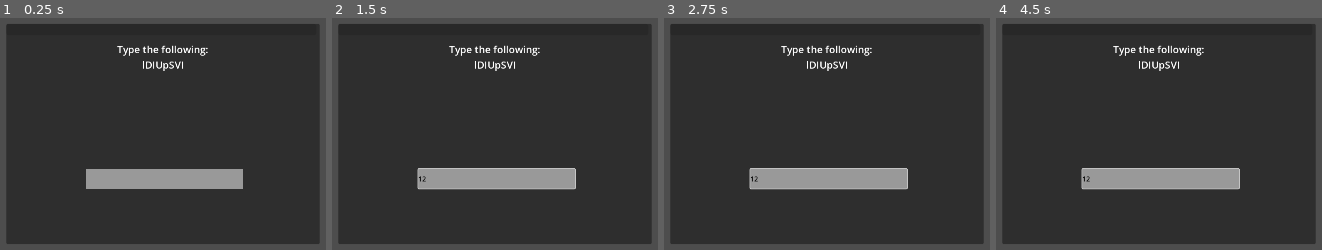
Above: before the commit, frames 1-4 (left to right).
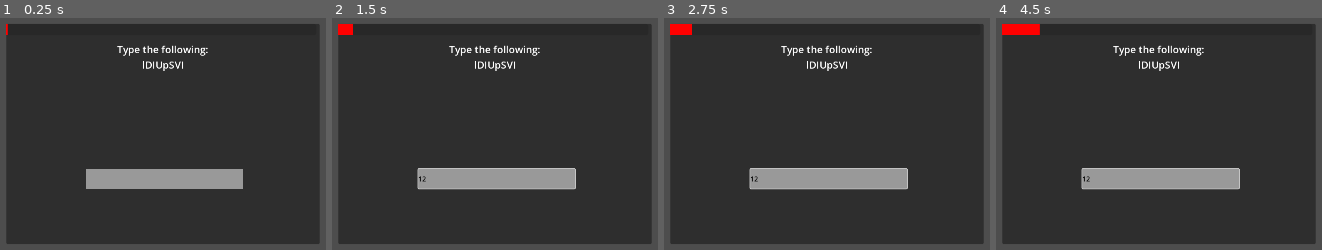
Above: after the commit, the same moments.

Repository: Charles-Dea/zoom-whack-a-mole
Game: Godot game, scene res://puzzle.tscn
Two runs of this game, one before a commit and one after it. Both use one fixed random seed, a clock stepped at 60 frames per second and the inputs below. This scene is started directly instead of the project's main scene.
Inputs (mouse positions are in pixels of both pictures, inside the frame that each line leads up to):
- Up to frame 1 (0.25 s): no input
- Up to frame 2 (1.5 s): click (498, 178) at 0.52 s; type "12" at 0.6 s; tap Enter at 1.25 s; move the mouse to (outside the picture) at 1.27 s
- Up to frame 3 (2.75 s): tap Space at 2 s; move the mouse to (667, 157) at 2.02 s
- Up to frame 4 (4.5 s): tap Enter at 2.75, 4.25 s; move the mouse to (1240, 34) at 2.77 s; tap Space at 3.5 s; move the mouse to (1119, 224) at 3.52 s; move the mouse to (outside the picture) at 4.27 s

The runs differ from the first frame. In frame 1, less than 0.1% of the frame differs, in the area x 1-3%, y 2-8%; in frame 2, 0.2%; in frame 3, 0.3%; in frame 4, 0.6%, in the area x 1-14%, y 2-8%.
Error before the commit: Parse Error: Expected indented block after function declaration. (res://line_edit.gd:2)

Commit message:
added pussle

Diff:
--- /dev/null
+++ b/GameOver.tscn
@@ -0,0 +1,46 @@
+[gd_scene load_steps=3 format=3 uid="uid://dbq5wjhc2eefg"]
+
+[ext_resource type="Texture2D" uid="uid://dtir648uas1yt" path="res://black.png" id="1_a1htc"]
+[ext_resource type="Script" uid="uid://8hffwqfw1b6" path="res://exit.gd" id="2_eksk4"]
+
+[node name="Control" type="Control"]
+layout_mode = 3
+anchors_preset = 15
+anchor_right = 1.0
+anchor_bottom = 1.0
+grow_horizontal = 2
+grow_vertical = 2
+
+[node name="Black" type="Sprite2D" parent="."]
+position = Vector2(1052, 728)
+scale = Vector2(5.41406, 3)
+texture = ExtResource("1_a1htc")
+
+[node name="Label" type="Label" parent="."]
+layout_mode = 1
+anchors_preset = 5
+anchor_left = 0.5
+anchor_right = 0.5
+offset_left = -376.0
+offset_right = 376.0
+offset_bottom = 448.0
+grow_horizontal = 2
+theme_override_font_sizes/font_size = 128
+text = "THE HACKERS HAVE WON!"
+horizontal_alignment = 1
+
+[node name="Button" type="Button" parent="."]
+layout_mode = 1
+anchors_preset = 7
+anchor_left = 0.5
+anchor_top = 1.0
+anchor_right = 0.5
+anchor_bottom = 1.0
+offset_left = -800.0
+offset_top = -256.0
+offset_right = 800.0
+grow_horizontal = 2
+grow_vertical = 0
+theme_override_font_sizes/font_size = 128
+text = "Exit to main menu."
+script = ExtResource("2_eksk4")
--- a/ZoomTile.tscn
+++ b/ZoomTile.tscn
@@ -8,7 +8,7 @@
 [ext_resource type="Script" uid="uid://bqsc5oa6h3hve" path="res://button.gd" id="6_cd8v7"]
 
 [sub_resource type="StyleBoxFlat" id="StyleBoxFlat_bxvv4"]
-bg_color = Color(1, 0, 0, 1)
+bg_color = Color(0, 0, 0, 0)
 
 [sub_resource type="StyleBoxFlat" id="StyleBoxFlat_cd8v7"]
 bg_color = Color(0.219608, 0.215686, 0.215686, 1)
@@ -23,9 +23,6 @@
 
 [sub_resource type="StyleBoxFlat" id="StyleBoxFlat_ase4v"]
 bg_color = Color(0.6, 0.6, 0.6, 0)
-
-[sub_resource type="StyleBoxFlat" id="StyleBoxFlat_bxvv4"]
-bg_color = Color(0, 0, 0, 0)
 
 [node name="ZoomTile" type="Panel" groups=["zoom_tile"]]
 offset_right = 312.0
--- /dev/null
+++ b/exit.gd
@@ -0,0 +1,3 @@
+extends Button
+func _pressed():
+	get_tree().change_scene_to_file('res://Title.tscn')
--- a/line_edit.gd
+++ b/line_edit.gd
@@ -1,2 +1,14 @@
 extends LineEdit
-func _on_text_entered(text):
+func _on_text_submitted(text):
+	print('_on_text_entered called')
+	var pb=get_node('../ProgressBar')
+	if text==get_node('..').str:
+		pb.value-=25
+		change_hacker_progress(-25)
+		if pb.value<=0:
+			get_node('..').queue_free()
+	else:
+		pb.value+=2
+		change_hacker_progress(2)
+func change_hacker_progress(v):
+	pass
--- /dev/null
+++ b/progress_bar.gd
@@ -0,0 +1,4 @@
+extends ProgressBar
+func _process(delta):
+	value+=delta*100/60
+	if value>=100:get_tree().change_scene_to_file('res://GameOver.tscn')
--- a/project.godot
+++ b/project.godot
@@ -25,5 +25,6 @@
 
 window/size/viewport_width=1920
 window/size/viewport_height=1080
+window/size/mode=3
 window/stretch/mode="viewport"
 window/stretch/aspect="expand"
--- a/puzzle.tscn
+++ b/puzzle.tscn
@@ -1,9 +1,11 @@
-[gd_scene load_steps=5 format=3 uid="uid://b2gf8b5la4per"]
+[gd_scene load_steps=6 format=3 uid="uid://b2gf8b5la4per"]
 
 [ext_resource type="Script" uid="uid://k60kqnqeteha" path="res://puzzle.gd" id="1_77j1r"]
 [ext_resource type="Script" uid="uid://0nndrs7pq4b1" path="res://line_edit.gd" id="2_77j1r"]
+[ext_resource type="Script" uid="uid://tuacsj31gqid" path="res://progress_bar.gd" id="2_hgotr"]
 
 [sub_resource type="StyleBoxFlat" id="StyleBoxFlat_77j1r"]
+bg_color = Color(1, 0, 0, 1)
 
 [sub_resource type="StyleBoxFlat" id="StyleBoxFlat_hgotr"]
 
@@ -27,6 +29,7 @@
 offset_bottom = 27.0
 theme_override_styles/fill = SubResource("StyleBoxFlat_77j1r")
 show_percentage = false
+script = ExtResource("2_hgotr")
 
 [node name="LineEdit" type="LineEdit" parent="."]
 layout_mode = 0
@@ -36,6 +39,7 @@
 offset_bottom = 395.0
 theme_override_colors/font_color = Color(0, 0, 0, 1)
 theme_override_styles/normal = SubResource("StyleBoxFlat_hgotr")
+max_length = 8
 script = ExtResource("2_77j1r")
 
 [node name="Label" type="Label" parent="."]
@@ -45,3 +49,5 @@
 offset_bottom = 188.0
 theme_override_font_sizes/font_size = 24
 horizontal_alignment = 1
+
+[connection signal="text_submitted" from="LineEdit" to="LineEdit" method="_on_text_submitted"]
--- a/scripts/zoom_tile.gd
+++ b/scripts/zoom_tile.gd
@@ -51,7 +51,7 @@
 	set(value):
 		talking = value
 		if is_node_ready():
-      talkingPanel.visible = talking
+			talkingPanel.visible = talking
 
 func kick():
 	queue_free()
Not shown: 1 places in MainScene.tscn that only renumber resources
Not shown: 1 places in PageGrid.tscn that only renumber resources
Not shown: 1 places in ZoomTile.tscn that only renumber resources
Not shown: 1 places in credits.tscn that only renumber resources
Not shown, added: exit.gd.uid
Not shown, added: progress_bar.gd.uid
